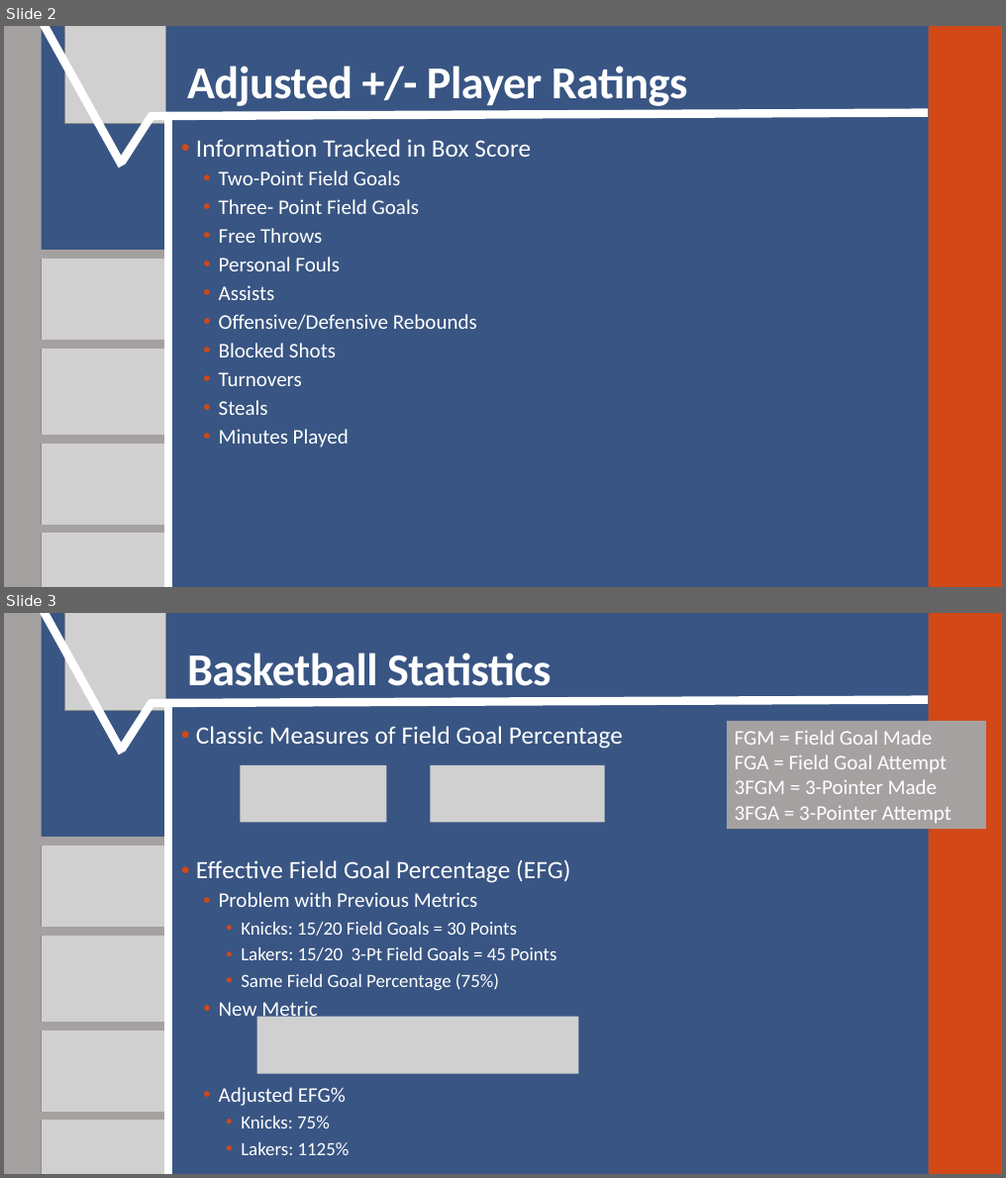
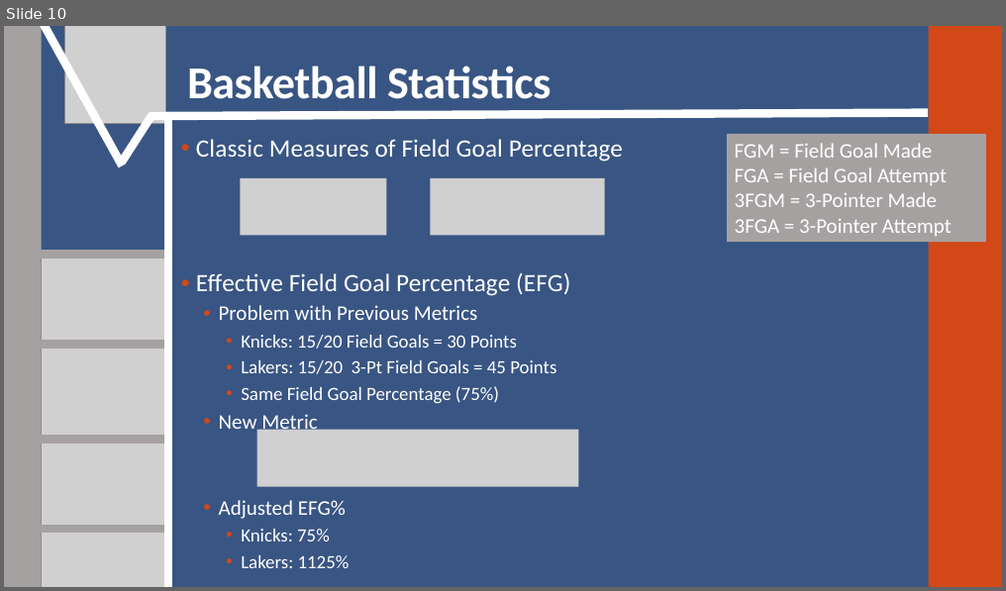
Before and after one commit to SuperMarioGiacomazzo/STOR390_WEBSITE, a slide deck: Slides/Basketball 2/Basketball_2_Lecture.pptx. Shown one above the other, each under a label of ours: slides 2 and 3 before the commit, slide 10 after it. The pictures are 1006x1178 and 1006x591 pixels, drawn with LibreOffice and Linux fonts; fonts in the diff are those of the drawing; grey boxes stand for pictures. Boxes give left, top, right and bottom in pixels: in the first picture for what was removed or moved away, otherwise in the second. Text is boxed around its words. In the diff, an @@ line names an element or a change of style, - is before the commit and + after.

```diff
--- a/Slides/Basketball 2/Basketball_2_Lecture.pptx
+++ b/Slides/Basketball 2/Basketball_2_Lecture.pptx
@@ slide 2 removed at (4,26,1002,587), background #395583; not listed: 2 template elements that a slide beside it also shows @@
@@ line removed from (40, 26) to (122, 166) @@
@@ picture removed at (64,26,165,123) @@
@@ title removed at (187,66,688,110) @@
-Adjusted +/- Player Ratings
@@ line removed from (150, 116) to (928, 113) @@
@@ line removed from (122, 162) to (152, 115) @@
@@ line removed from (168, 587) to (168, 115) @@
@@ text removed at (196,139,531,448) @@
-• Information Tracked in Box Score
-  • Two-Point Field Goals
-  • Three- Point Field Goals
-  • Free Throws
-  • Personal Fouls
-  • Assists
-  • Offensive/Defensive Rebounds
-  • Blocked Shots
-  • Turnovers
-  • Steals
-  • Minutes Played
@@ line removed from (35, 255) to (165, 255) @@
@@ picture removed at (41,257,171,348) @@
@@ line removed from (34, 344) to (164, 344) @@
@@ picture removed at (42,348,172,439) @@
@@ line removed from (35, 439) to (165, 439) @@
@@ line removed from (35, 439) to (165, 439) @@
@@ picture removed at (41,442,171,533) @@
@@ line removed from (34, 529) to (164, 529) @@
@@ picture removed at (42,533,172,587) @@
@@ what was slide 3 is now slide 10 @@
```
Also in this commit, not shown: 8 slides added, 11 other files.
